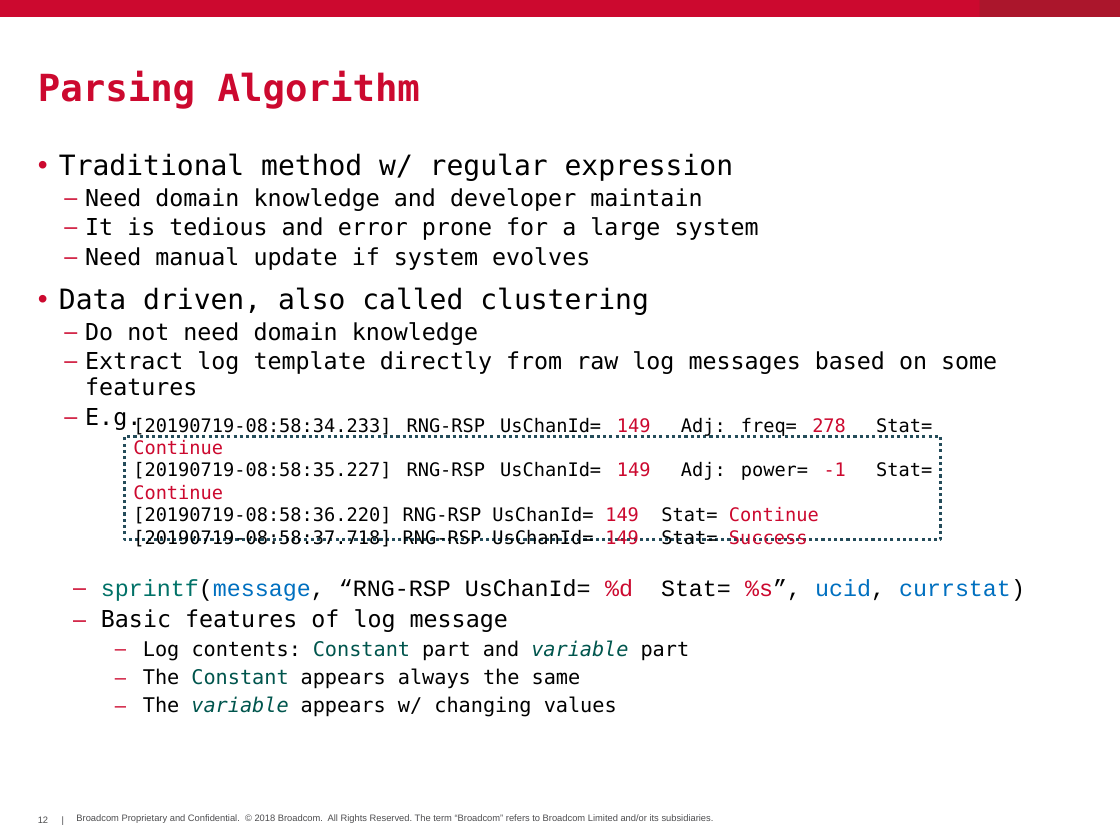
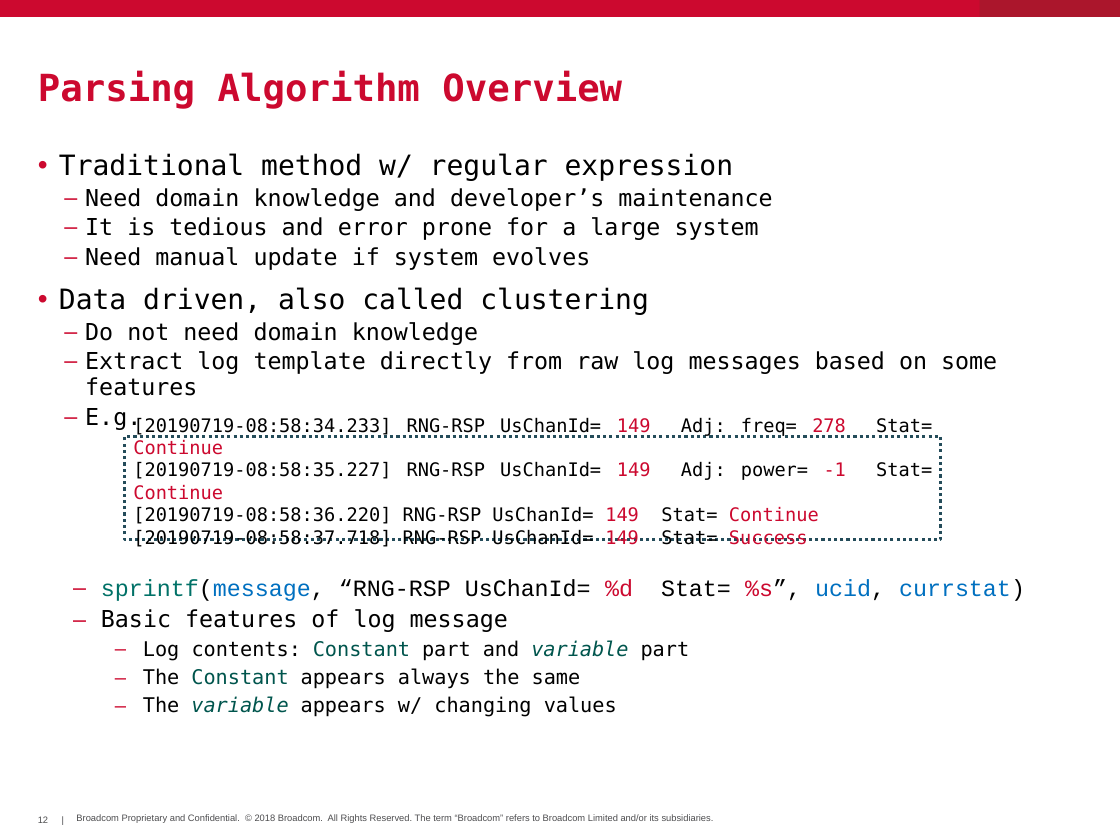
Before and after one commit to hayhan/loganalyzer, a slide deck: slide 12 of papers/LogAnalyzerIntro.pptx. Drawn at 1120x840 pixels with LibreOffice and Linux fonts; fonts in the diff are those of the drawing; background and template pictures are left out. Boxes give left, top, right and bottom in pixels: in the first picture for what was removed or moved away, otherwise in the second. Text is boxed around its words. In the diff, an @@ line names an element or a change of style, - is before the commit and + after.

```diff
--- a/papers/LogAnalyzerIntro.pptx
+++ b/papers/LogAnalyzerIntro.pptx
@@ title at (38, 71, 622, 109): text changed @@
-Parsing Algorithm
+Parsing Algorithm Overview
@@ text at (85, 188, 772, 211): text changed @@
-  – Need domain knowledge and developer maintain
+  – Need domain knowledge and developer’s maintenance
```
Also in this commit, not shown: 5 other slides changed.
